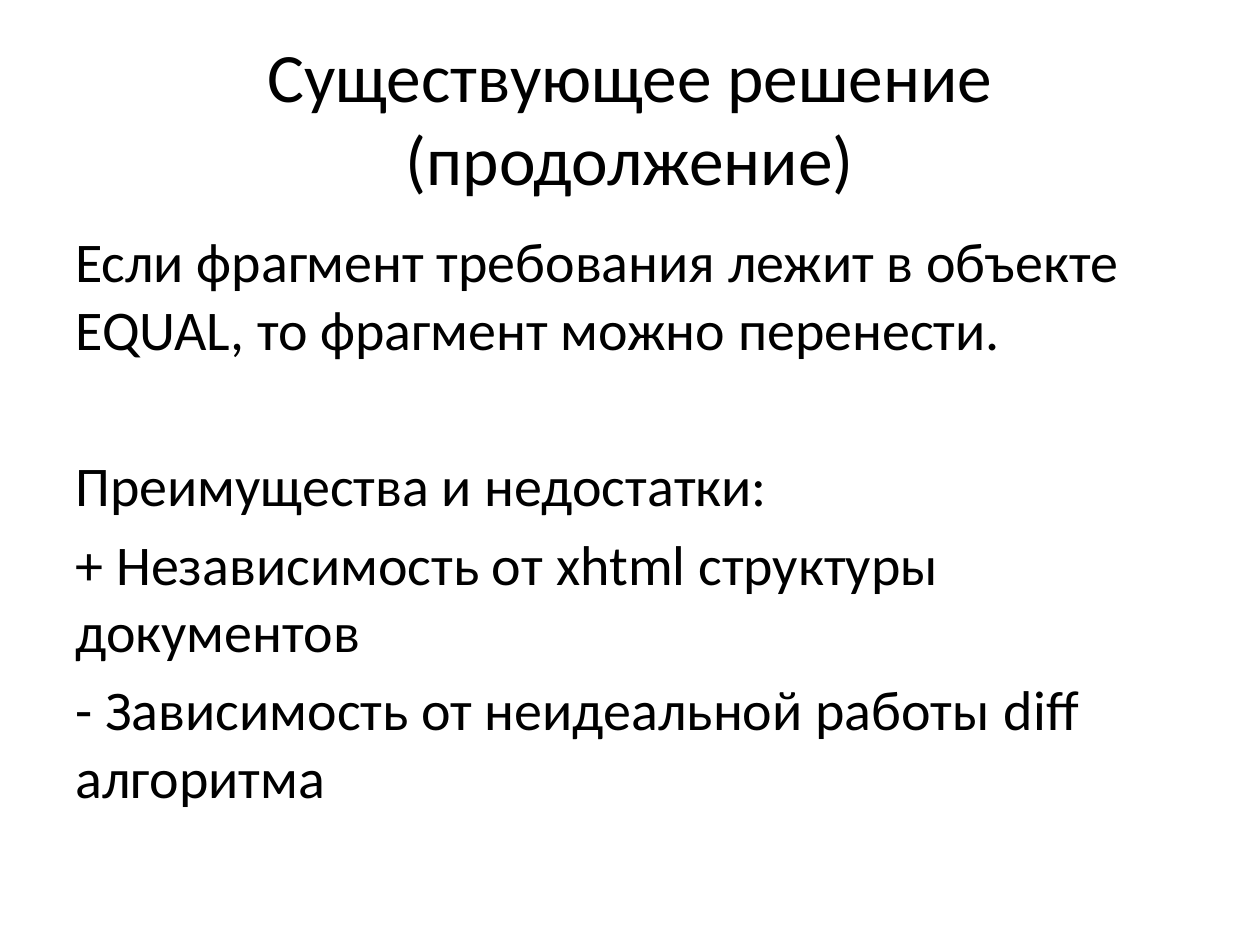
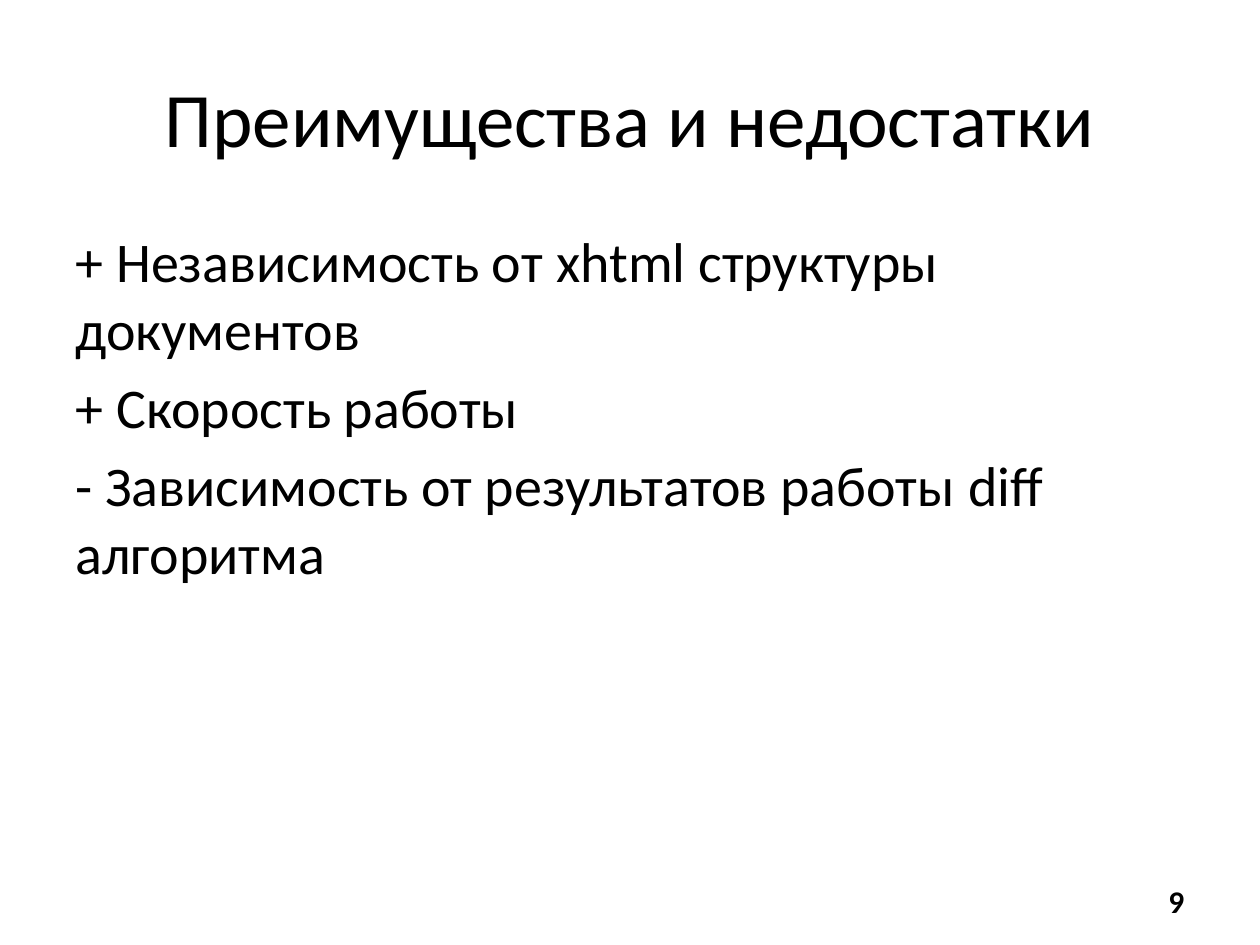
Before and after one commit to Revoltt/ReqSystem, a slide deck: slide 9 of diploma.pptx (slide 7 before the commit). Drawn at 1260x945 pixels with LibreOffice and Linux fonts; fonts in the diff are those of the drawing. Boxes give left, top, right and bottom in pixels: in the first picture for what was removed or moved away, otherwise in the second. Text is boxed around its words. In the diff, an @@ line names an element or a change of style, - is before the commit and + after.

Commit message:
renamed some files, added text and presentation v0.2

```diff
--- a/diploma.pptx
+++ b/diploma.pptx
@@ title at [165, 97, 1094, 160]: text changed; size 39.6 to 44 pt @@
-Существующее решение (продолжение)
+Преимущества и недостатки
@@ text at [76, 244, 1118, 516]: paragraphs removed @@
-Если фрагмент требования лежит в объекте EQUAL, то фрагмент можно перенести.
-Преимущества и недостатки:
@@ text at [76, 390, 1043, 583]: text changed @@
-- Зависимость от неидеальной работы diff алгоритма
++ Скорость работы
+- Зависимость от результатов работы diff алгоритма
@@ page number added at [1168, 892, 1184, 913], 18 pt, text #000000, bold @@
+9
```
Also in this commit, not shown: 7 other slides changed, 6 slides added, 3 slides removed, 8 other files.
